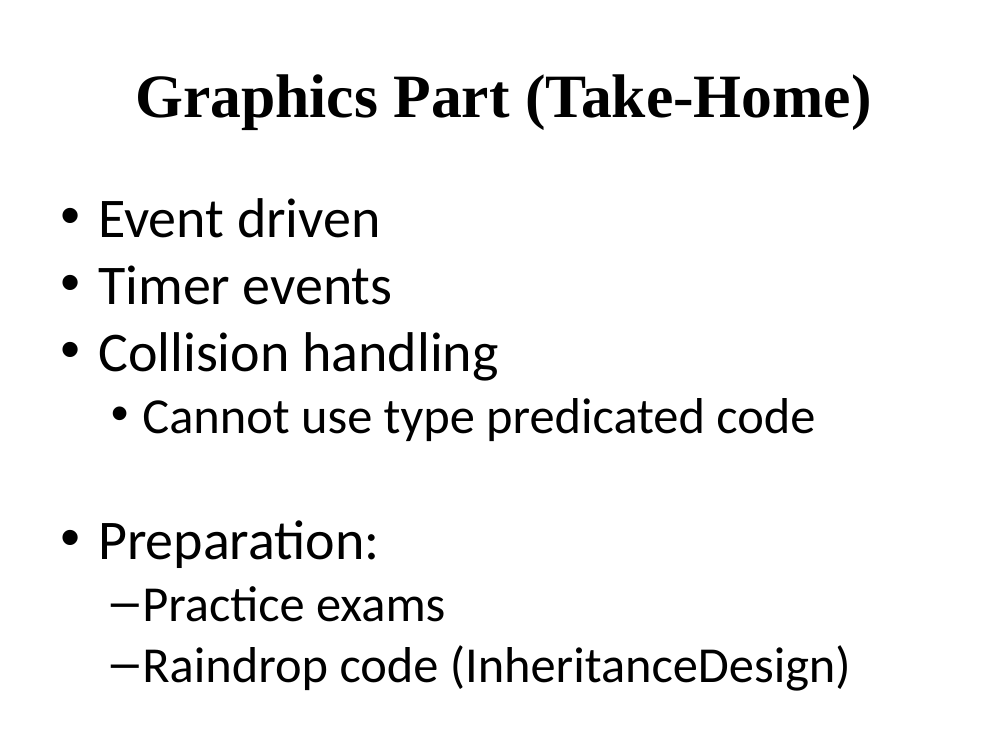
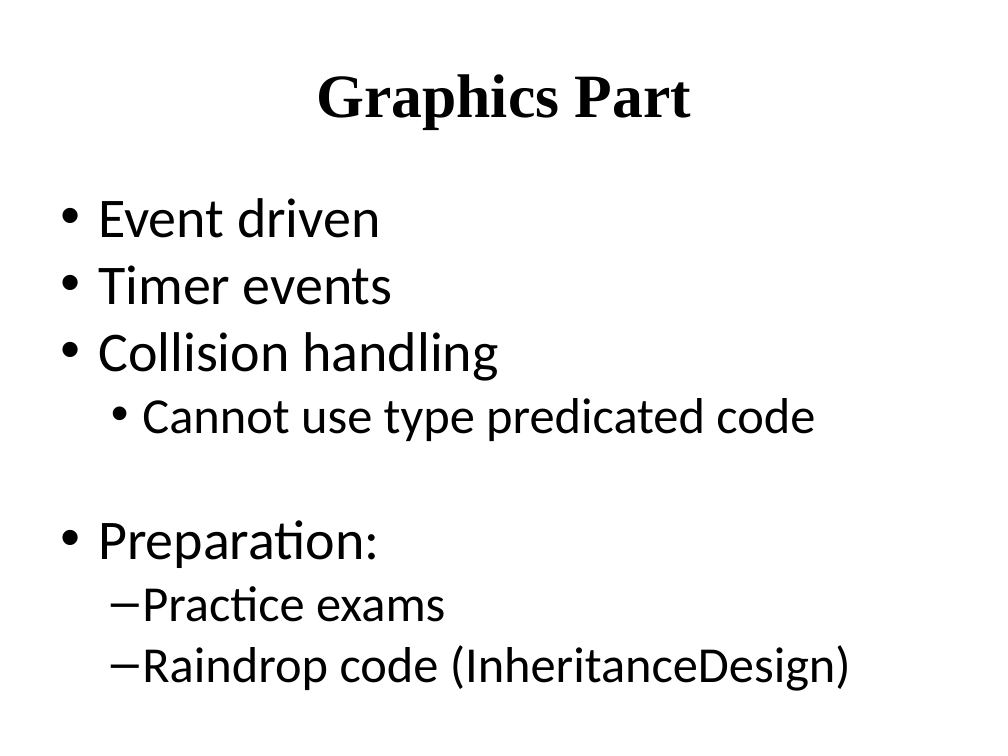
Before and after one commit to RHIT-CSSE/csse220, a slide deck: slide 5 of ClassMaterials/ComparableAndComparators/Slides/Part3-FinalExam.pptx (slide 3 before the commit). Drawn at 1008x756 pixels with LibreOffice and Linux fonts; fonts in the diff are those of the drawing. Boxes give left, top, right and bottom in pixels: in the first picture for what was removed or moved away, otherwise in the second. Text is boxed around its words. In the diff, an @@ line names an element or a change of style, - is before the commit and + after.

```diff
--- a/ClassMaterials/ComparableAndComparators/Slides/Part3-FinalExam.pptx
+++ b/ClassMaterials/ComparableAndComparators/Slides/Part3-FinalExam.pptx
@@ title at (x1=316, y1=74, x2=691, y2=129): text changed @@
-Graphics Part (Take-Home)
+Graphics Part
```
Also in this commit, not shown: 2 other slides changed, 3 other files.
